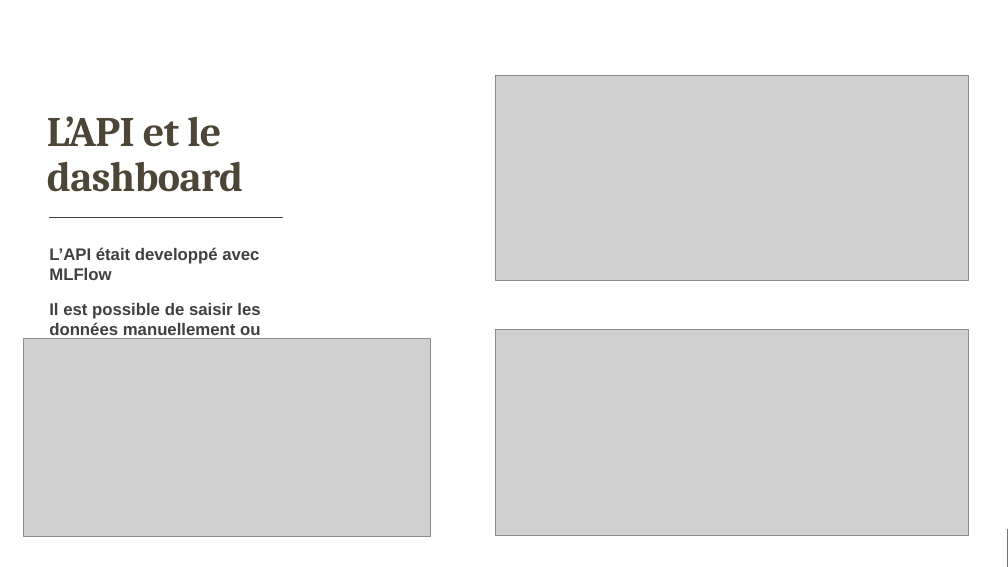
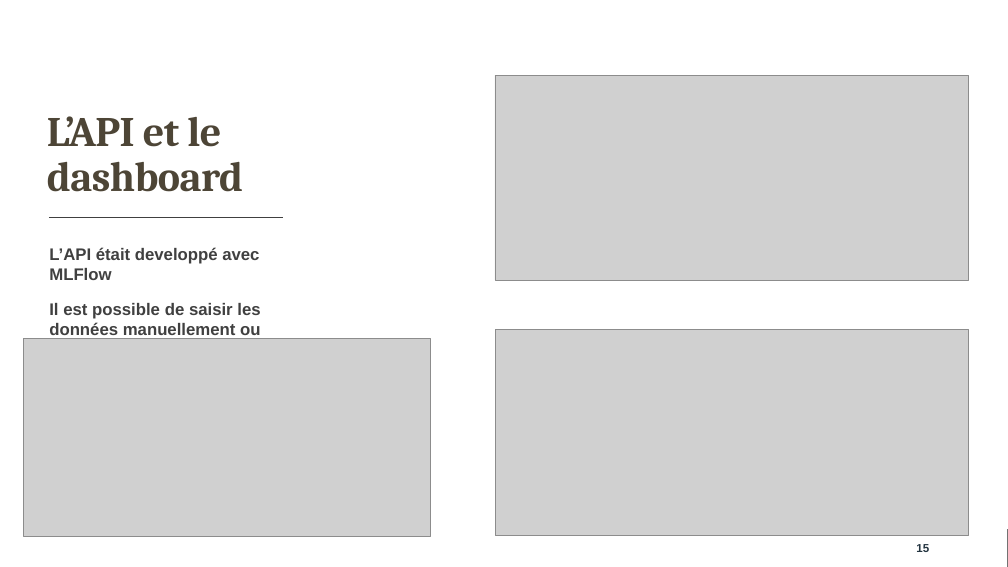
Before and after one commit to VeronikaBerezhnaia/OC_P7_credit_scoring, a slide deck: slide 15 of P7_presentation_Berezhnaia.pptx. Drawn at 1008x567 pixels with LibreOffice and Linux fonts; fonts in the diff are those of the drawing; grey boxes stand for pictures. Boxes give left, top, right and bottom in pixels: in the first picture for what was removed or moved away, otherwise in the second. Text is boxed around its words. In the diff, an @@ line names an element or a change of style, - is before the commit and + after.

```diff
--- a/P7_presentation_Berezhnaia.pptx
+++ b/P7_presentation_Berezhnaia.pptx
@@ page number added at (916,544,929,552), 11 pt, text #243541, bold @@
+15
```
Also in this commit, not shown: 15 other slides changed, 5 other files.
